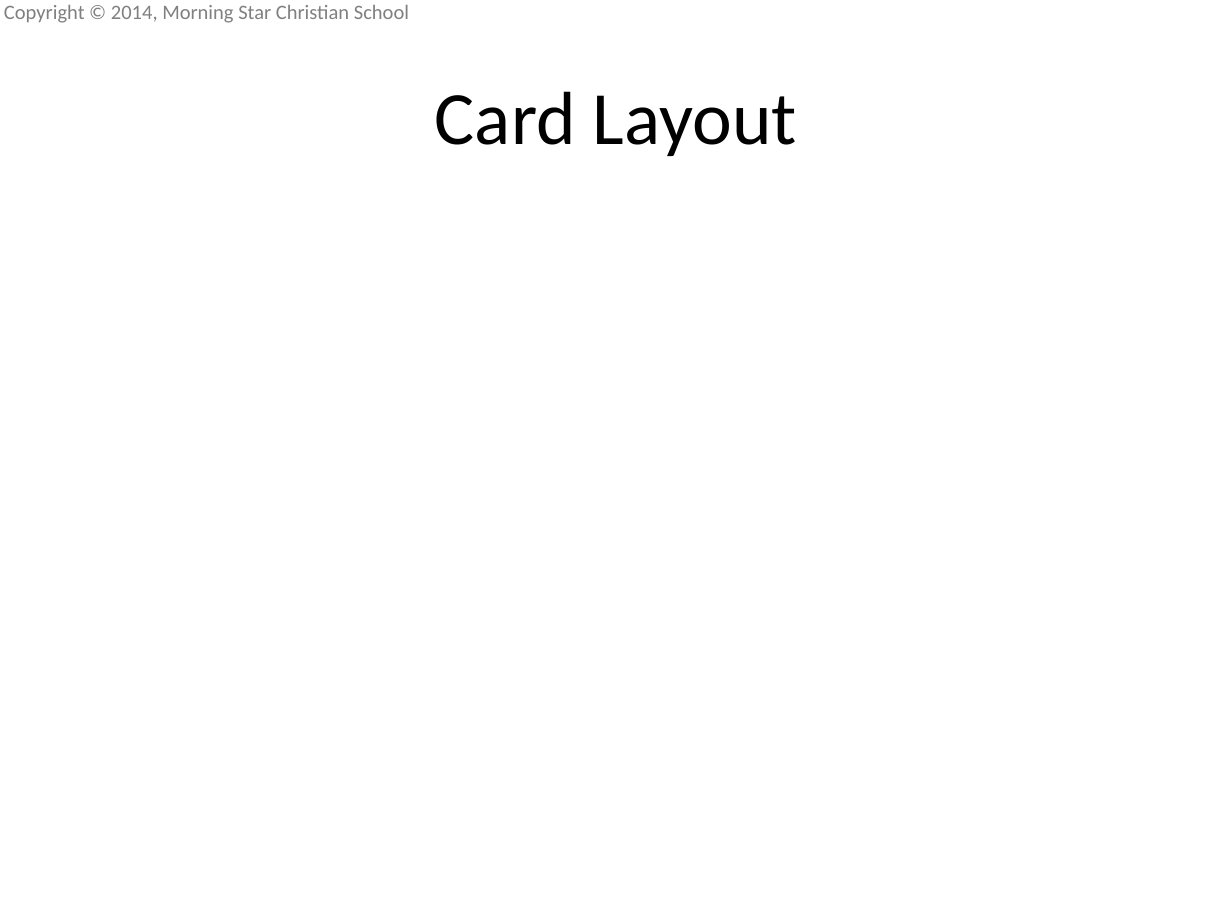
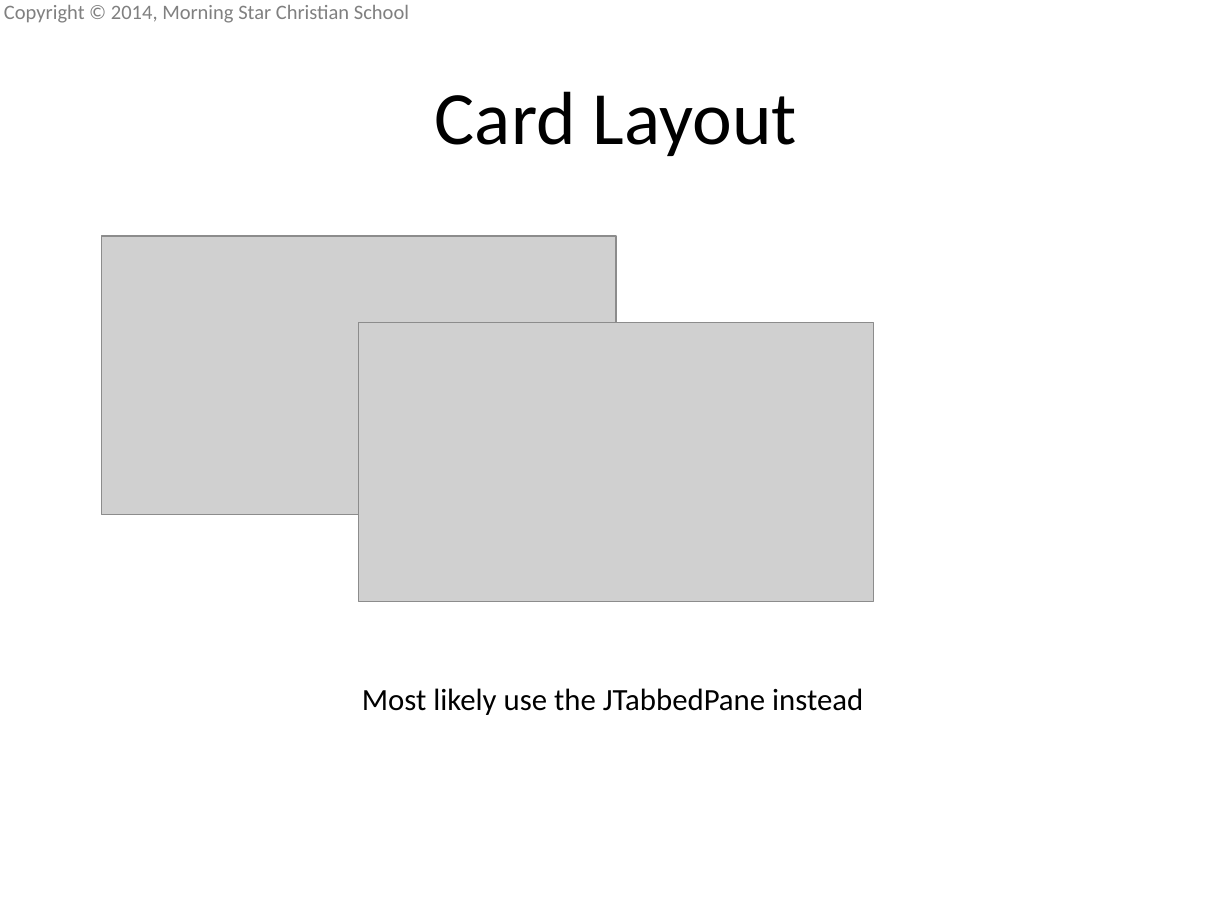
Before and after one commit to mscsbend/presentations, a slide deck: slide 22 of Lesson 3.pptx. Drawn at 1232x924 pixels with LibreOffice and Linux fonts; fonts in the diff are those of the drawing; grey boxes stand for pictures; background and template pictures are left out. Boxes give left, top, right and bottom in pixels: in the first picture for what was removed or moved away, otherwise in the second. Text is boxed around its words. In the diff, an @@ line names an element or a change of style, - is before the commit and + after.

```diff
--- a/Lesson 3.pptx
+++ b/Lesson 3.pptx
@@ picture added at [101,237,616,515] @@
@@ picture added at [359,323,873,601] @@
@@ text added at [362,688,863,715], 18 pt, text #000000 @@
+Most likely use the JTabbedPane instead
```
Also in this commit, not shown: 6 other slides changed, 8 slides added.
